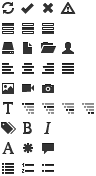
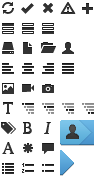
Before/after of a 96 × 176 layered artwork. What changed in the layer stack:
added layer "persona-after" above "persona-before" over [60, 150, 74, 176]
added layer "persona-before" above "icon-list-unumbered" over [60, 120, 94, 146]
added layer "icon-plus" above "Layer" over [82, 3, 93, 14]
